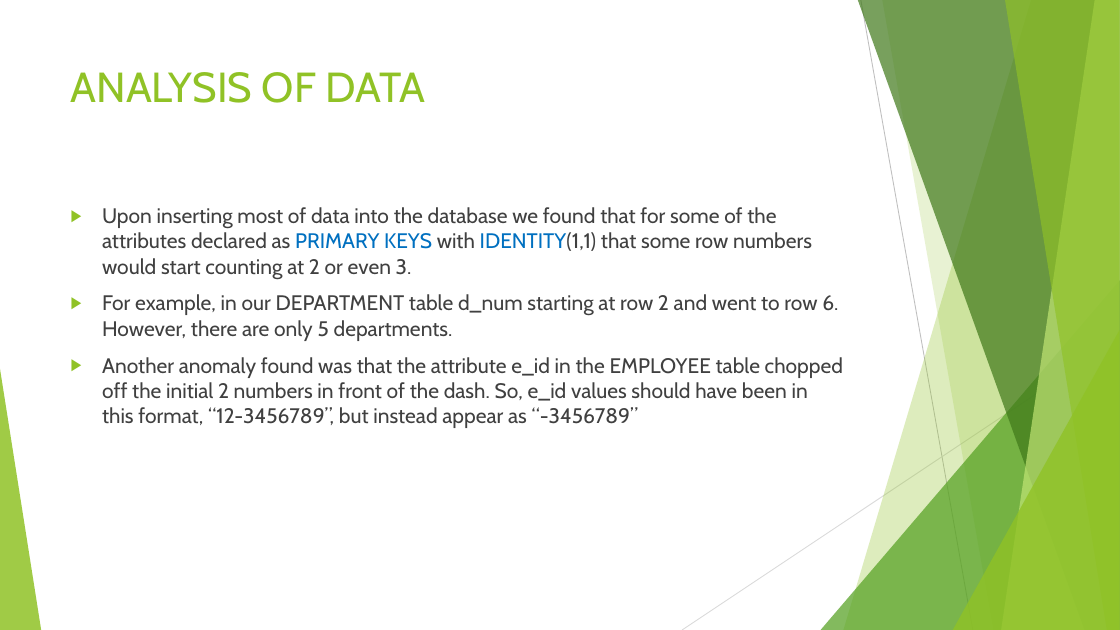
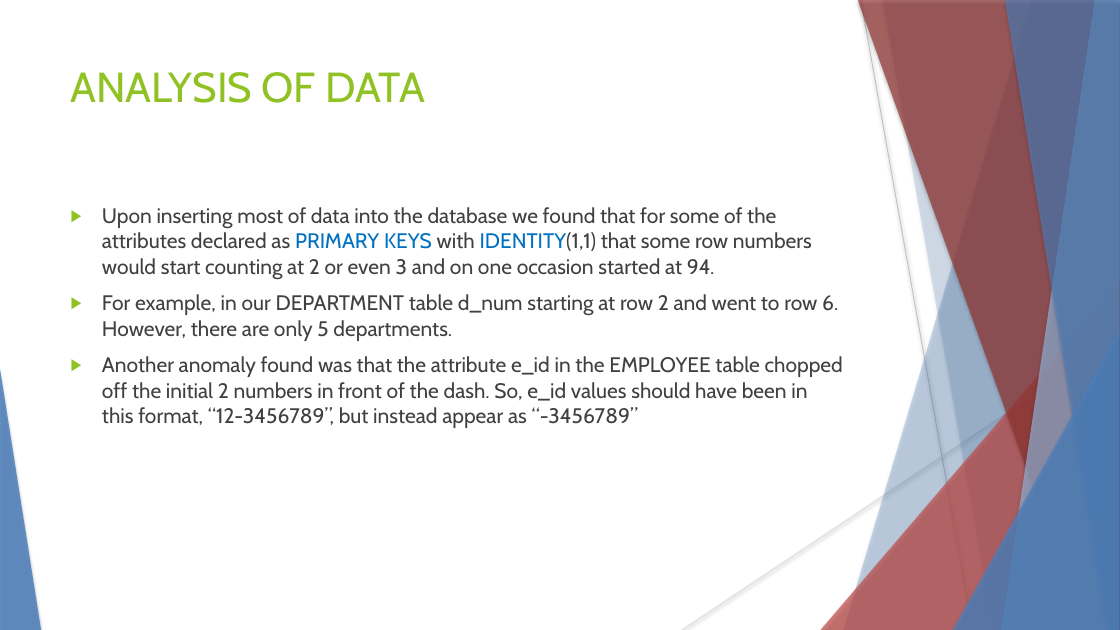
Before and after one commit to Phantom217/CMPS339DB-project, a slide deck: slide 43 of FinalPresentationPowerPoint.pptx (slide 44 before the commit). Drawn at 1120x630 pixels with LibreOffice and Linux fonts; fonts in the diff are those of the drawing. Boxes give left, top, right and bottom in pixels: in the first picture for what was removed or moved away, otherwise in the second. Text is boxed around its words. In the diff, an @@ line names an element or a change of style, - is before the commit and + after.

Commit message:
modified ppt

```diff
--- a/FinalPresentationPowerPoint.pptx
+++ b/FinalPresentationPowerPoint.pptx
@@ freeform shape at [844, 0, 1120, 630]: fill #90C226 at 30% opacity to #4F81BD at 30% opacity; shadow on @@
@@ freeform shape at [858, 0, 1120, 630]: fill #3F7819 at 70% opacity to #953735 at 70% opacity; shadow on @@
@@ line (861, 0) - (973, 630): stroke #BFBFBF 0.75 pt to #BFBFBF 0.74 pt @@
@@ freeform shape at [882, 0, 1120, 630]: fill #90C226 at 20% opacity to #4F81BD at 20% opacity; shadow on; outline redrawn @@
@@ freeform shape at [1002, 0, 1120, 630]: fill #C0E474 at 70% opacity to #95B3D7 at 70% opacity; shadow on @@
@@ freeform shape at [1005, 0, 1120, 630]: fill #90C226 at 65% opacity to #4F81BD at 65% opacity; shadow on @@
@@ text at [102, 207, 812, 280]: text changed @@
-▶ Upon inserting most of data into the database we found that for some of the attributes declared as PRIMARY KEYS with IDENTITY(1,1) that some row numbers would start counting at 2 or even 3.
+▶ Upon inserting most of data into the database we found that for some of the attributes declared as PRIMARY KEYS with IDENTITY(1,1) that some row numbers would start counting at 2 or even 3 and on one occasion started at 94.
@@ text at [102, 294, 843, 428]: indent changed @@
@@ triangle at [821, 280, 1120, 630]: fill #54A021 at 72% opacity to #C0504D at 72% opacity; shadow on @@
@@ line (1120, 339) - (682, 630): stroke #D9D9D9 0.75 pt to #D9D9D9 0.74 pt @@
@@ triangle at [953, 330, 1120, 630]: fill #90C226 at 80% opacity to #4F81BD at 80% opacity; shadow on @@
@@ triangle at [0, 369, 41, 630]: fill #90C226 at 85% opacity to #4F81BD at 85% opacity; shadow on @@
```
Also in this commit, not shown: 42 other slides changed, 1 slide added, 2 slides removed.
